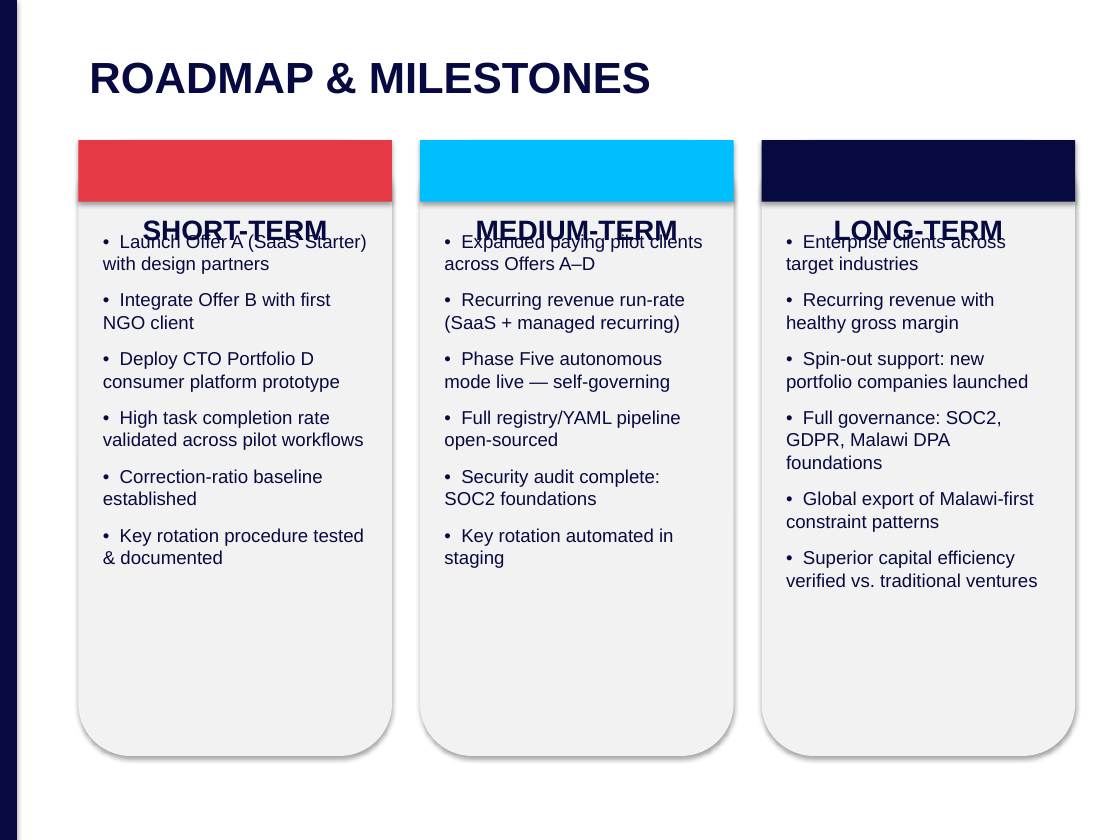
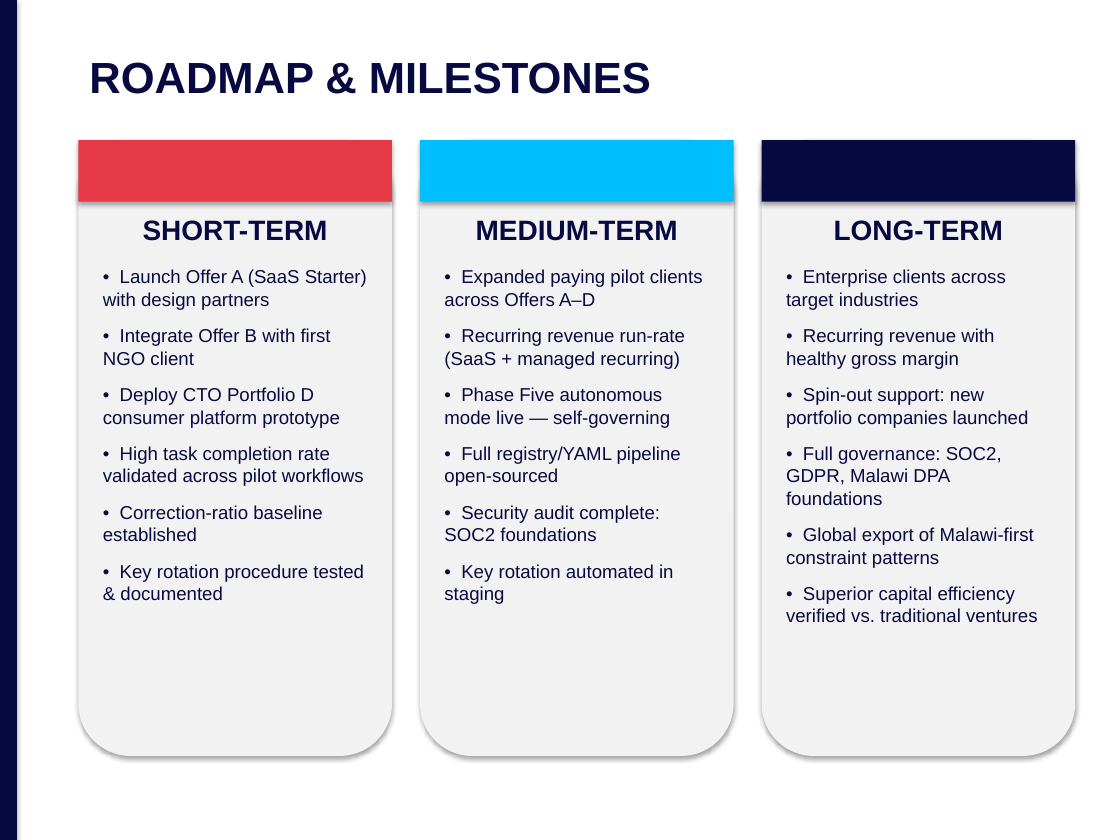
Before and after one commit to jmlusu/light-speed-holdings, a slide deck: slide 10 of static/brand/templates/value-add-pitch-investors-clients.pptx. Drawn at 1120x840 pixels with LibreOffice and Linux fonts; fonts in the diff are those of the drawing. Boxes give left, top, right and bottom in pixels: in the first picture for what was removed or moved away, otherwise in the second. Text is boxed around its words. In the diff, an @@ line names an element or a change of style, - is before the commit and + after.

```diff
--- a/static/brand/templates/value-add-pitch-investors-clients.pptx
+++ b/static/brand/templates/value-add-pitch-investors-clients.pptx
@@ text "SHORT-TERM" rewrapped from (143,220,328,245) to (143,220,328,241) @@
@@ text "MEDIUM-TERM" rewrapped from (476,218,678,245) to (476,220,678,241) @@
@@ text "LONG-TERM" rewrapped from (834,220,1003,245) to (834,220,1003,241) @@
@@ text "• Launch Offer A (SaaS ...": place and size @@
-text "• Launch Offer A (SaaS ..." at (103,233,367,564)
+text "• Launch Offer A (SaaS ..." at (103,269,367,600)
@@ text "• Expanded paying pilot clients ...": place and size @@
-text "• Expanded paying pilot clients ..." at (444,233,703,568)
+text "• Expanded paying pilot clients ..." at (444,269,703,604)
@@ text "• Enterprise clients across target ...": place and size @@
-text "• Enterprise clients across target ..." at (786,233,1037,587)
+text "• Enterprise clients across target ..." at (786,269,1037,622)
```
Also in this commit, not shown: 2 other slides changed, 6 other files.
